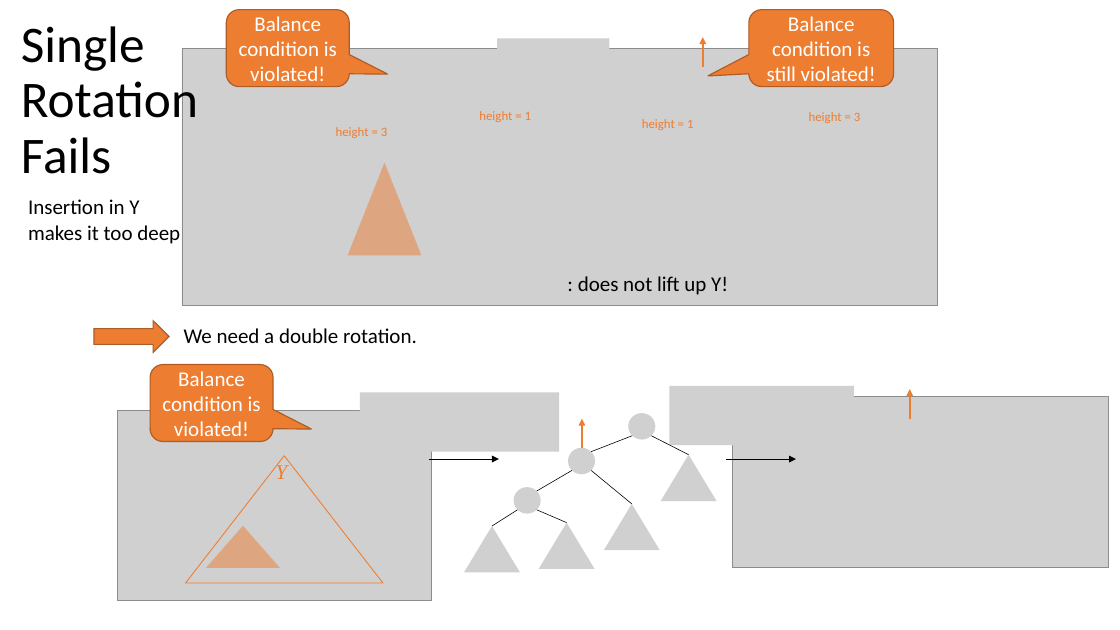
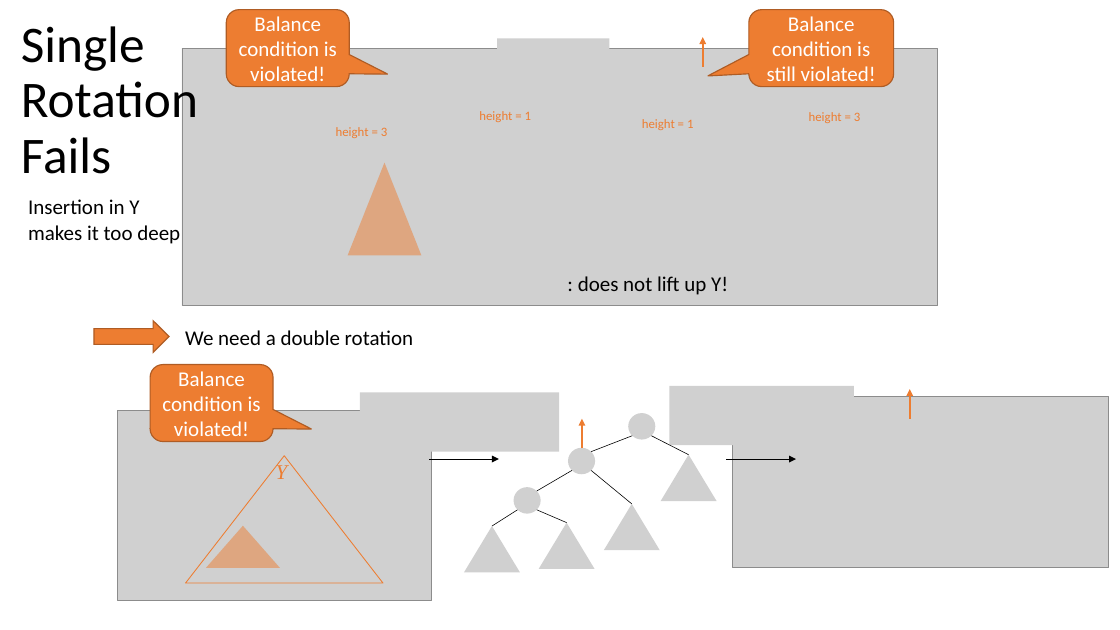
Before and after one commit to mhahsler/CS2341, a slide deck: slide 7 of Chapter4_Trees/slides/AVL_trees.pptx. Drawn at 1120x630 pixels with LibreOffice and Linux fonts; fonts in the diff are those of the drawing; grey boxes stand for pictures. Boxes give left, top, right and bottom in pixels: in the first picture for what was removed or moved away, otherwise in the second. Text is boxed around its words. In the diff, an @@ line names an element or a change of style, - is before the commit and + after.

```diff
--- a/Chapter4_Trees/slides/AVL_trees.pptx
+++ b/Chapter4_Trees/slides/AVL_trees.pptx
@@ text at <box>185,330,413,345</box>: text changed @@
-We need a double rotation.
+We need a double rotation
```
Also in this commit, not shown: 1 other slide changed, 1 other file.
